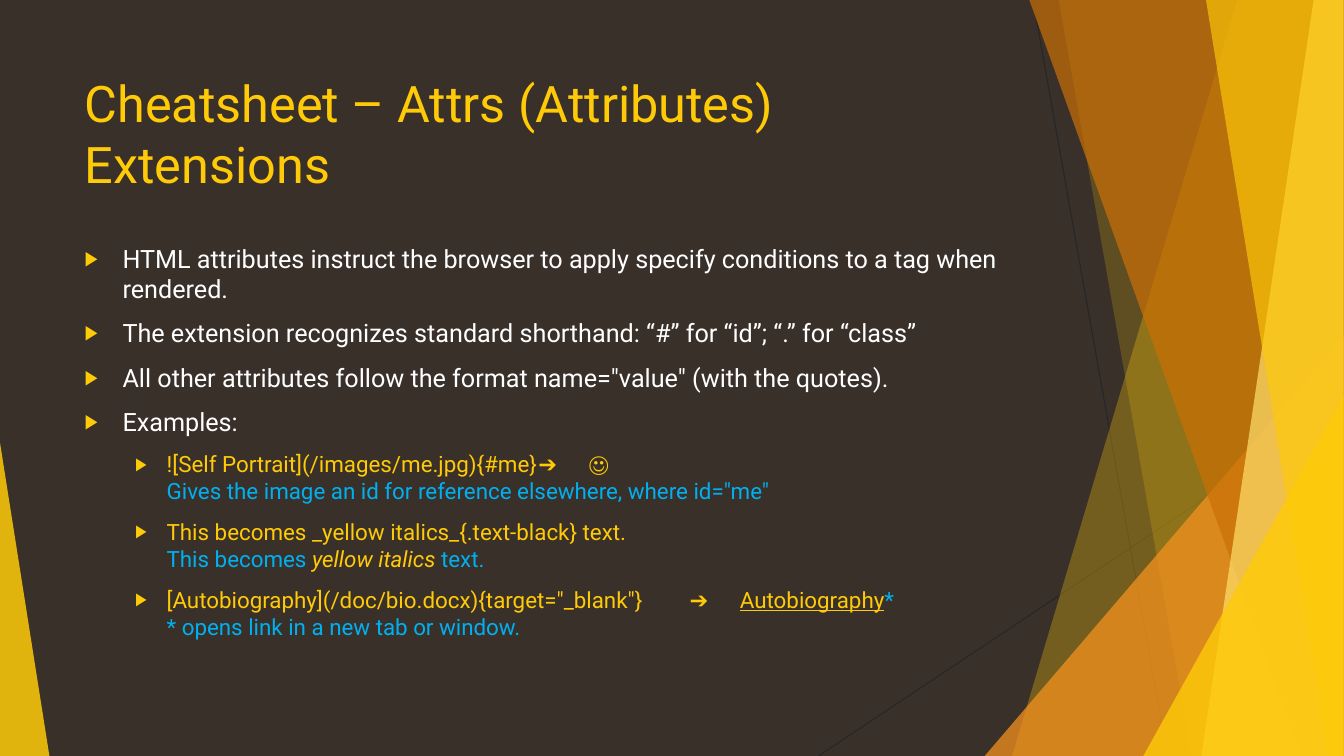
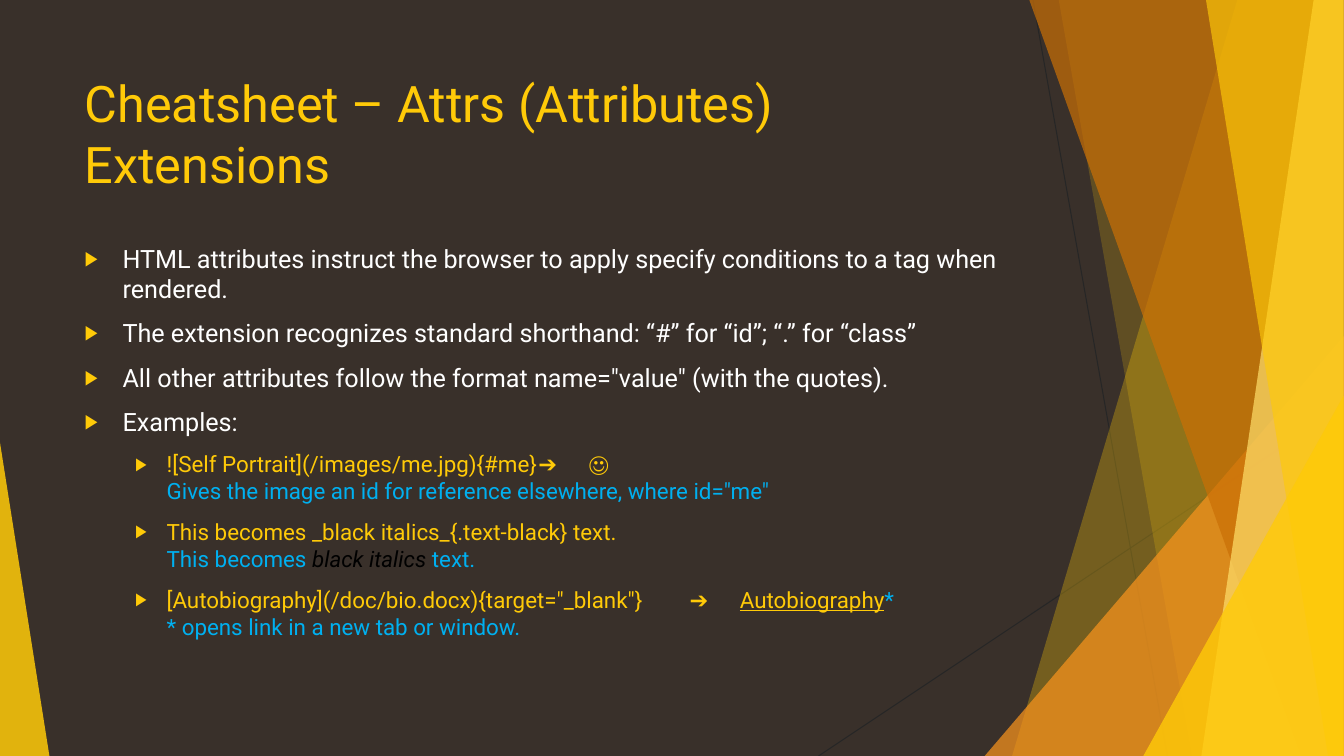
Before and after one commit to CanyonCasa/HomebrewCMS, a slide deck: slide 34 of documentation/HomebrewCMS.pptx (slide 31 before the commit). Drawn at 1344x756 pixels with LibreOffice and Linux fonts; fonts in the diff are those of the drawing. Boxes give left, top, right and bottom in pixels: in the first picture for what was removed or moved away, otherwise in the second. Text is boxed around its words. In the diff, an @@ line names an element or a change of style, - is before the commit and + after.

```diff
--- a/documentation/HomebrewCMS.pptx
+++ b/documentation/HomebrewCMS.pptx
@@ text at bbox=[167, 522, 616, 567]: text changed @@
-  ▶ This becomes _yellow italics_{.text-black} text.
-    This becomes yellow italics text.
+  ▶ This becomes _black italics_{.text-black} text.
+    This becomes black italics text.
```
Also in this commit, not shown: 15 other slides changed, 3 slides added, 1 other file.
